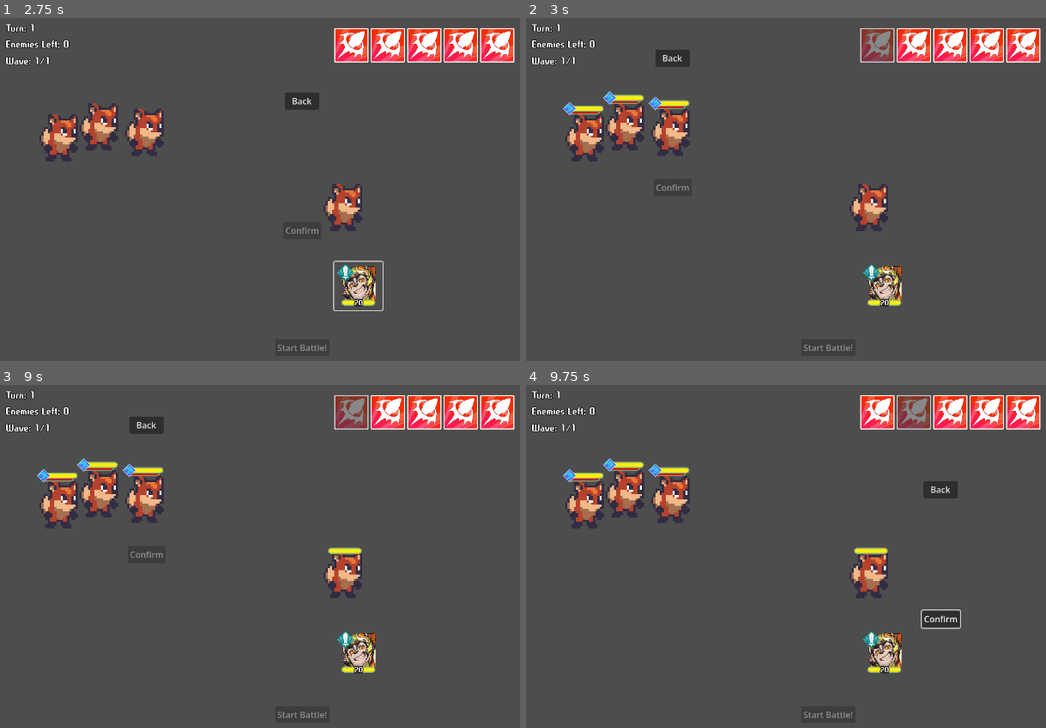
Above: before the commit, frames 1-4 (two rows, left to right).
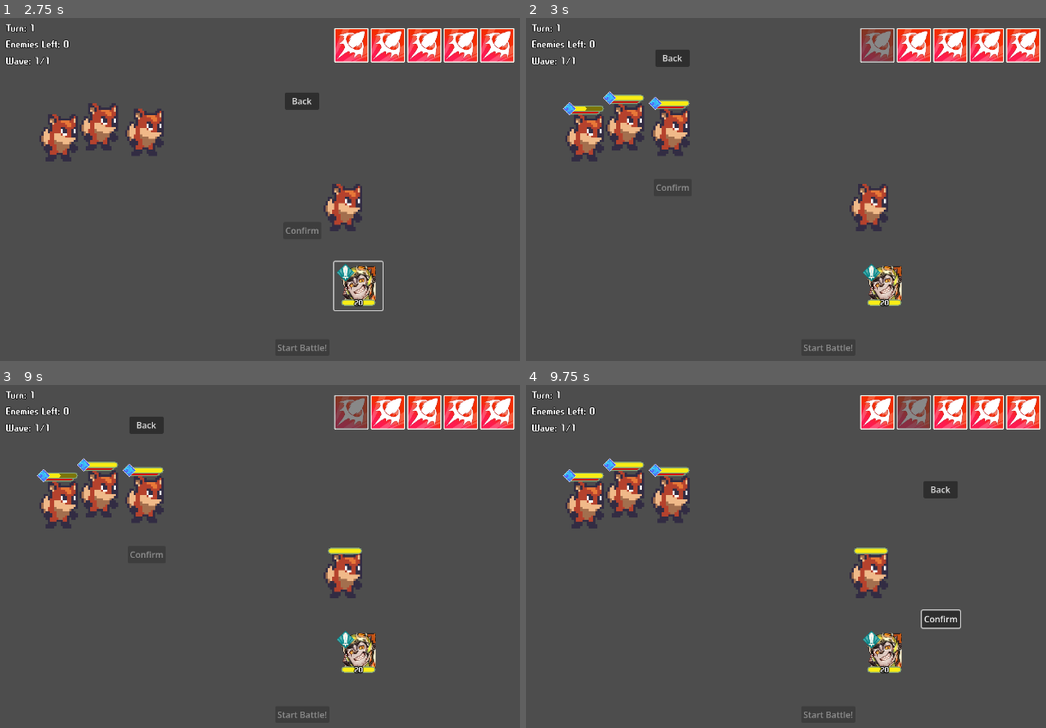
Above: after the commit, the same moments.

Repository: freshlybakedsnep/CMSC197-FinalProject
Game: Godot game, scene res://scenes/party_select/party_selection.tscn
The game is run twice, just before and just after one commit, with the same random seed, the same clock (stepped at 60 frames per second) and the same inputs. The engine's default icon, where the game draws it, is replaced by a stand-in: a white triangle on a blue panel in a dark square.
Inputs (mouse positions are in pixels of both pictures, inside the frame that each line leads up to):
- Up to frame 1 (2.75 s): click (280, 261) at 0.5 s; click "Start Battle!" at 1.25 s; click (358, 285) at 2 s
- Up to frame 2 (3 s): click (879, 45) at 2.75 s
- Up to frame 3 (9 s): click (390, 412) at 3.5 s; click "Confirm" at 4.25 s; click "Confirm" at 5 s; click (426, 412) at 5.75 s; click (462, 412) at 6.5 s; click (499, 412) at 7.25 s; click (358, 652) at 8 s; click (353, 412) at 8.75 s
- Up to frame 4 (9.75 s): click (916, 412) at 9.5 s

Frame 1 is identical in both runs. In frame 2, less than 0.1% of the frame differs, in the area x 11-15%, y 25-28%; in frame 3, less than 0.1%; in frame 4, nothing differs.
Error in both runs: Invalid access to property or key 'update_display' on a base object of type 'null instance'. (res://scenes/menu_ui/menu_battle.gd:24)

Commit message:
refactor: updated action prediction interface to match with architecture changes

Diff:
--- a/scenes/entity/hp_bar.gd
+++ b/scenes/entity/hp_bar.gd
@@ -50,9 +50,9 @@
 	preview_bar.value = main_bar.value
 
 func update_prediction(amount: int) -> void:
-	var current = preview_bar.value
+	var current = main_bar.value
 	preview_bar.max_value = main_bar.max_value
-	preview_bar.value = clampi(current + amount, 0, main_bar.max_value)
+	preview_bar.value = clamp(current + amount, 0, main_bar.max_value)
 
 func display_prediction() -> void:
 	ghost_bar.hide()
--- a/scenes/menu_ui/menu_target.gd
+++ b/scenes/menu_ui/menu_target.gd
@@ -32,6 +32,7 @@
 			var ent : Entity = BattleRegistry.get_entity(d)
 			if ent:
 				display_targets.append(ent)
+				_update_prediction(ent)
 	# calls policies to determine the scope
 	required_targets = min(display_targets.size(), action.target_count)
 
@@ -40,15 +41,14 @@
 	# checks if queued action is the same as the selected action
 	var que = cont.queued_targets if cont.queued_action == action else []
 
-	print(display_targets)
-
 	for i in display_targets.size():
 		var unit = display_targets[i]
 		var b : Button = unit.target_component
 
-		#if not b.focus_entered.is_connected(predict_outcome):
-			#b.focus_entered.connect(func(): predict_outcome(unit, true))
-			#b.focus_exited.connect(func(): predict_outcome(unit, false))
+		if not b.focus_entered.is_connected(predict_outcome):
+			b.focus_entered.connect(func(): predict_outcome(unit, true))
+			b.focus_exited.connect(func(): predict_outcome(unit, false))
+
 		for con in b.pressed.get_connections():
 			b.pressed.disconnect(con["callable"])
 		b.pressed.connect(selected_target.bind(unit))
@@ -62,10 +62,9 @@
 			unit == selected_hero)):
 			unit.outline_me(true)
 			current_selection.append(unit)
-			#predict_outcome(unit, true)
-		#else:
-			#predict_outcome(unit, false)
-
+			predict_outcome(unit, true)
+		else:
+			predict_outcome(unit, false)
 
 		if i > 0:
 			var lb = display_targets[i-1].target_component
@@ -95,17 +94,25 @@
 	if current_selection.size() >= required_targets:
 		confirm.grab_focus()
 
-#func predict_outcome(unit: Entity, shown: bool) -> void:
-	#if not shown:
-		#if (ability.target_mode != Ability.TargetMode.AOE and
-		#!current_selection.has(unit)):
-			#unit.hp_bar.clear_prediction()
-			#return
-	#
-	#if ability.target_mode == Ability.TargetMode.RANDOM:
-		#unit.hp_bar.clear_prediction()
-		#return
-	#unit.hp_bar.call_deferred("display_prediction")
+func _update_prediction(unit: Entity) -> void:
+	unit.hp_bar.clear_prediction()
+	unit.hp_bar.reset()
+
+	var pred = ActionParser.get_prediction(selected_hero.data, unit.data, action)
+	for res in pred.get("results", []):
+		unit.hp_bar.update_prediction(-res["final"])
+
+func predict_outcome(unit: Entity, shown: bool) -> void:
+	if not shown:
+		if (action.target_mode != Action.TargetMode.AOE and
+		!current_selection.has(unit)):
+			unit.hp_bar.clear_prediction()
+			return
+
+	if action.target_mode == Action.TargetMode.RANDOM:
+		unit.hp_bar.clear_prediction()
+		return
+	unit.hp_bar.call_deferred("display_prediction")
 
 func enabled(toggled : bool) -> void:
 	visible = toggled
@@ -156,8 +163,6 @@
 				if current_selection.size() < required_targets:
 					current_selection.append(unit)
 					unit.outline_me(true)
-	back.focus_neighbor_bottom = unit.target_component.get_path()
-	confirm.focus_neighbor_top = unit.target_component.get_path()
 	confirm_button()
 
 func confirm_selection() -> void:
--- a/scripts/policies/action_parser.gd
+++ b/scripts/policies/action_parser.gd
@@ -78,3 +78,18 @@
 				t.effect(eff["key"], Color.WHITE, eff["params"].get("is_buff", true))
 	tar.host.add_child(t)
 	await t.finished
+
+static func get_prediction(src: EntityData, tar: EntityData, action: Action) -> Dictionary:
+	var results = []
+
+	if action.effect_groups.is_empty(): return {}
+	var group = action.effect_groups[0]
+
+	for fx: Effect in group.effects:
+		var eff_data = fx.get_effect_data(src, tar, action.level)
+
+		if eff_data.get("type") == "HEALTH":
+			var res = CombatResolver.resolve_health_adjust(src, tar, eff_data)
+			results.append(res)
+
+	return {"results": results}
